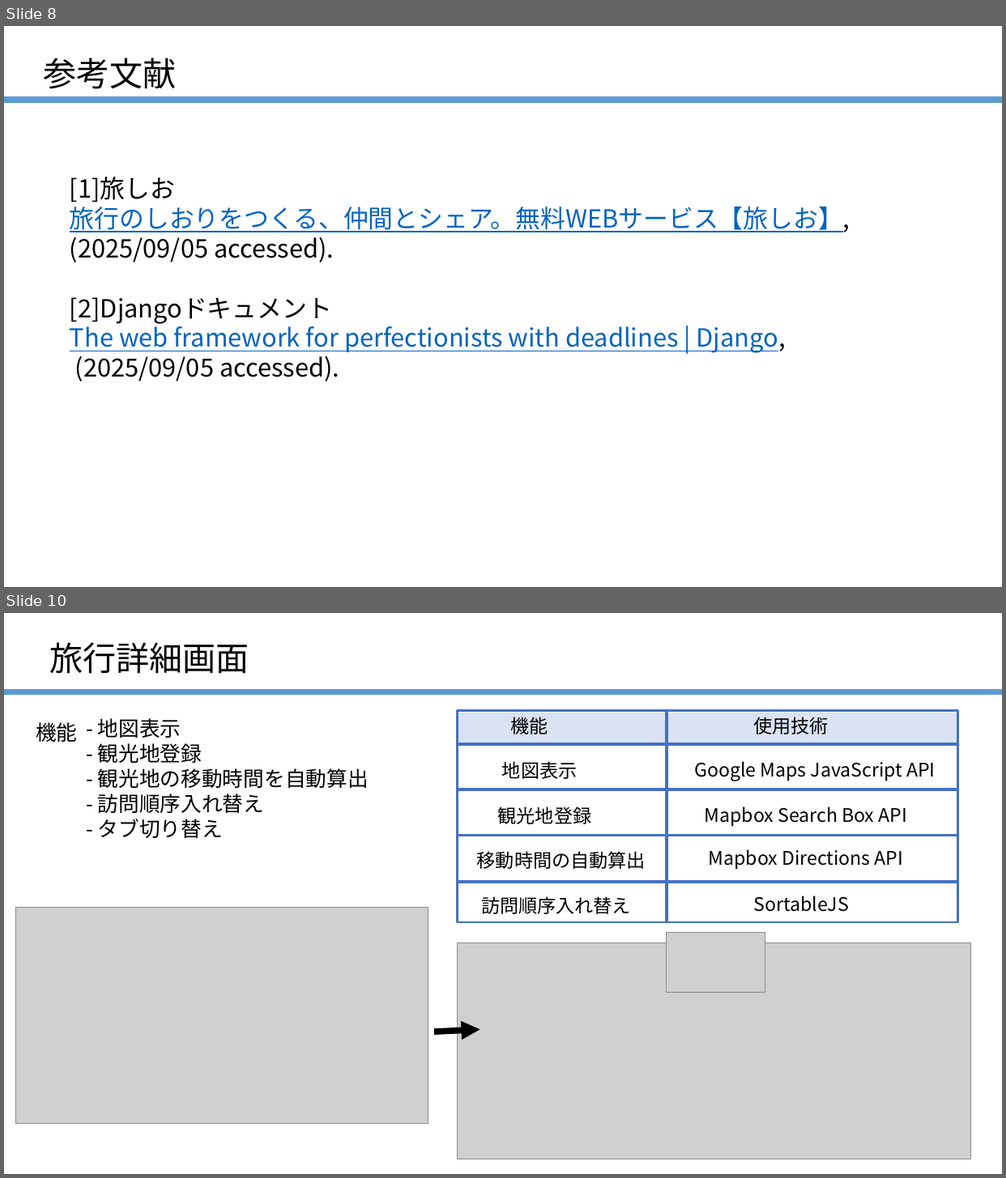
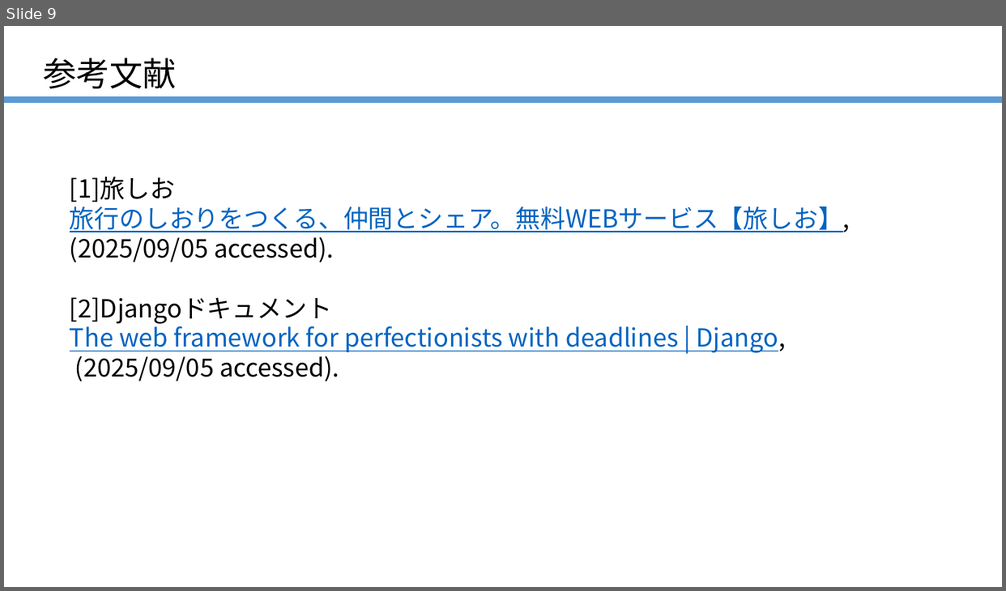
Before and after one commit to Kanon-Yamamoto/my_work_space, a slide deck: handout/kanon.pptx. Shown one above the other, each under a label of ours: slides 8 and 10 before the commit, slide 9 after it; the slides between them are not shown. The pictures are 1006x1178 and 1006x591 pixels, drawn with LibreOffice and Linux fonts; fonts in the diff are those of the drawing; grey boxes stand for pictures. Boxes give left, top, right and bottom in pixels: in the first picture for what was removed or moved away, otherwise in the second. Text is boxed around its words. In the diff, an @@ line names an element or a change of style, - is before the commit and + after.

```diff
--- a/handout/kanon.pptx
+++ b/handout/kanon.pptx
@@ slide 10 removed at <box>4,613,1002,1174</box>, background #FFFFFF @@
@@ text removed at <box>49,642,249,674</box> @@
-旅行詳細画面
@@ line removed from (4, 692) to (1002, 692) @@
@@ text removed at <box>36,722,77,742</box> @@
-機能
@@ text removed at <box>98,718,368,838</box> @@
-- 地図表示
-- 観光地登録
-- 観光地の移動時間を自動算出
-- 訪問順序入れ替え
-- タブ切り替え
@@ rectangle removed at <box>457,713,957,743</box> @@
@@ rectangle removed at <box>457,711,957,923</box> @@
-機能 使用技術
-地図表示
-観光地登録
-移動時間の自動算出
-訪問順序入れ替え
@@ line removed from (667, 712) to (667, 922) @@
@@ line removed from (457, 744) to (957, 744) @@
@@ text removed at <box>694,761,935,781</box> @@
-Google Maps JavaScript API
@@ line removed from (457, 790) to (957, 790) @@
@@ text removed at <box>705,807,907,827</box> @@
-Mapbox Search Box API
@@ line removed from (457, 835) to (957, 835) @@
@@ text removed at <box>709,850,903,870</box> @@
-Mapbox Directions API
@@ line removed from (457, 883) to (957, 883) @@
@@ text removed at <box>754,896,849,912</box> @@
-SortableJS
@@ picture removed at <box>16,907,428,1124</box> @@
@@ picture removed at <box>457,943,970,1161</box> @@
@@ picture removed at <box>667,933,765,993</box> @@
@@ arrow removed from (434, 1033) to (480, 1030) @@
@@ what was slide 8 is now slide 9 @@
```
Also in this commit, not shown: 1 slide added, 1 other slide removed, 9 other files.
